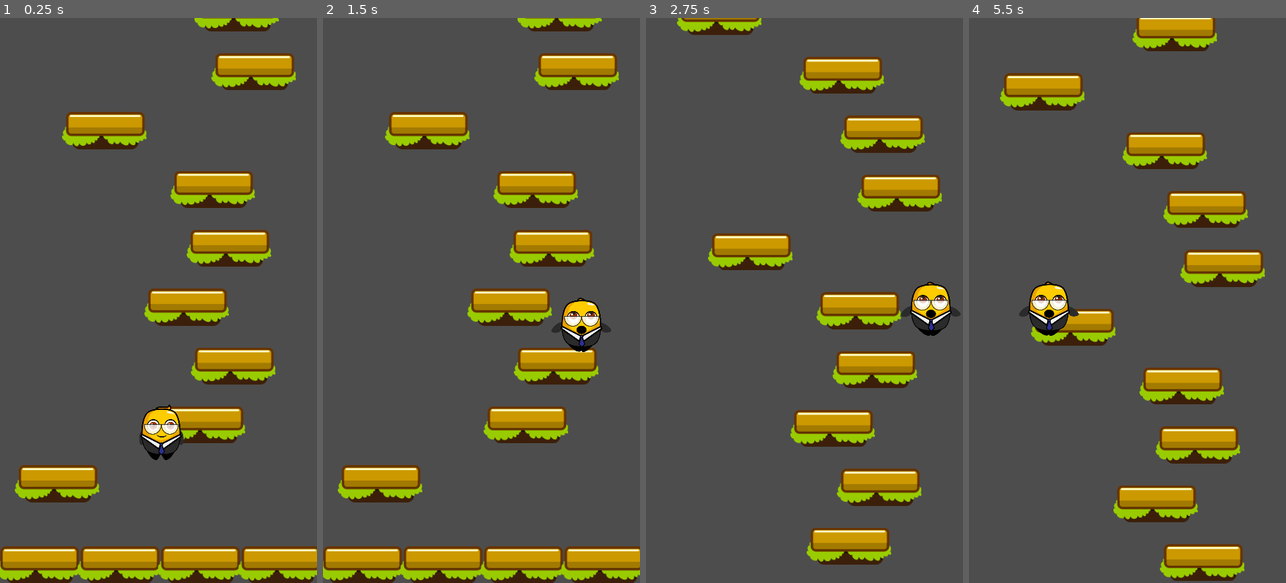
Above: before the commit, frames 1-4 (left to right).
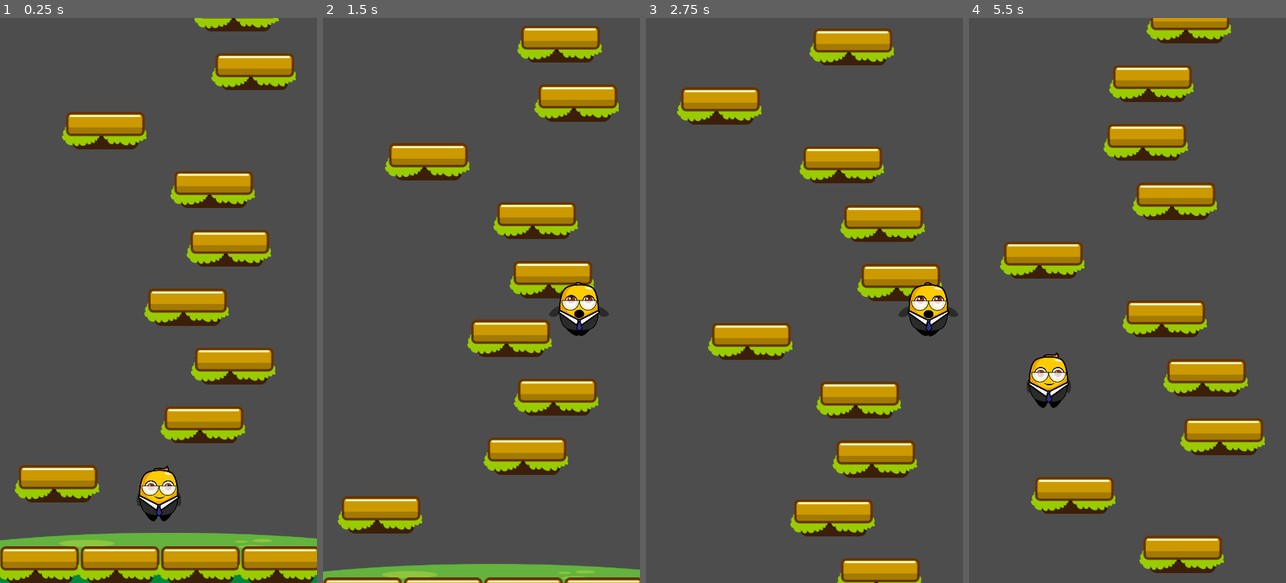
Above: after the commit, the same moments.

Repository: woliveira82/godot-mobile-jumper-jam-course
Game: Godot game, scene res://scenes/game.tscn
The game is run twice, just before and just after one commit, with the same random seed, the same clock (stepped at 60 frames per second) and the same inputs.
Inputs:
- Up to frame 1 (0.25 s): no input
- Up to frame 2 (1.5 s): hold D (move_right) 0.53-1.28 s; hold A (move_left) from 1.28 s (still down)
- Up to frame 3 (2.75 s): release A (move_left) at 2.03 s; hold D (move_right) from 2.03 s (still down)
- Up to frame 4 (5.5 s): release D (move_right) at 3.53 s; hold A (move_left) from 3.53 s (still down)

The runs differ from the first frame. In frame 1, 4.3% of the frame differs, in the area x 0-100%, y 68-100%; in frame 2, 32%, in the area x 0-100%, y 0-100%; in frame 3, 29%; in frame 4, 27%.

Commit message:
Section 2: Mobile Gameplay - Small Thinkgs

Diff:
--- a/scenes/game.tscn
+++ b/scenes/game.tscn
@@ -1,13 +1,16 @@
 [gd_scene load_steps=4 format=3 uid="uid://qpiemyl1eabk"]
 
 [ext_resource type="Script" path="res://scripts/game.gd" id="1_0j51i"]
-[ext_resource type="PackedScene" uid="uid://cqb3d1pj0ubop" path="res://scenes/player.tscn" id="2_d04ro"]
+[ext_resource type="Texture2D" uid="uid://r25643fxrfwc" path="res://assets/textures/bg/Ground.png" id="3_2ahgn"]
 [ext_resource type="PackedScene" uid="uid://bvyrj1araakkn" path="res://scenes/level_generator.tscn" id="3_8bgcd"]
 
 [node name="Game" type="Node2D"]
 script = ExtResource("1_0j51i")
 
-[node name="Player" parent="." instance=ExtResource("2_d04ro")]
-position = Vector2(274, 721)
+[node name="LevelGenerator" parent="." instance=ExtResource("3_8bgcd")]
 
-[node name="LevelGenerator" parent="." instance=ExtResource("3_8bgcd")]
+[node name="GroundSprite" type="Sprite2D" parent="."]
+z_index = -10
+scale = Vector2(1, 0.7)
+texture = ExtResource("3_2ahgn")
+offset = Vector2(0, -61)
--- a/scripts/game.gd
+++ b/scripts/game.gd
@@ -1,24 +1,43 @@
 extends Node2D
 
 var camera_scene = preload("res://scenes/game_camera.tscn")
+var player_scene = preload("res://scenes/player.tscn")
+
 var camera = null
+var player: Player = null
+var player_spawn_position: Vector2
 
-@onready var player = $Player
 @onready var level_generator = $LevelGenerator
+@onready var ground_sprite = $GroundSprite
 
 
 func _ready():
-	camera = camera_scene.instantiate()
-	camera.setup_camera($Player)
-	add_child(camera)
+	var viewport_size = get_viewport_rect().size
+	var player_spawn_pos_y_offset = 135
+	player_spawn_position.x = viewport_size.x / 2
+	player_spawn_position.y = viewport_size.y - player_spawn_pos_y_offset
 
-	if player:
-		level_generator.setup(player)
+	ground_sprite.global_position.x = viewport_size.x / 2
+	ground_sprite.global_position.y = viewport_size.y
+
+	new_game()
 
 
-func _process(delta):
+func _process(_delta):
 	if Input.is_action_just_pressed("quit"):
 		get_tree().quit()
 
 	if Input.is_action_just_pressed("reset"):
 		get_tree().reload_current_scene()
+
+
+func new_game():
+	player = player_scene.instantiate()
+	player.global_position = player_spawn_position
+	add_child(player)
+	camera = camera_scene.instantiate()
+	camera.setup_camera(player)
+	add_child(camera)
+
+	if player:
+		level_generator.setup(player)
--- a/scripts/game_camera.gd
+++ b/scripts/game_camera.gd
@@ -23,7 +23,7 @@
 	destroyer_shape.shape = rect_shape
 
 
-func _process(delta):
+func _process(_delta):
 	if player:
 		limit_bottom = min(limit_bottom, player.global_position.y + limit_distance)
 
@@ -34,7 +34,7 @@
 				area.queue_free()
 
 
-func _physics_process(delta):
+func _physics_process(_delta):
 	if player:
 		global_position.y = player.global_position.y
 
--- a/scripts/level_generator.gd
+++ b/scripts/level_generator.gd
@@ -26,7 +26,7 @@
 	generate_level(start_platform_y, true)
 
 
-func _process(delta):
+func _process(_delta):
 	if player:
 		var py = player.global_position.y
 		var end_of_level_pos = start_platform_y - (
@@ -53,7 +53,7 @@
 	for i in range(level_size):
 		var max_x_position = viewport_size.x - platform_width
 		var random_x = randf_range(0.0, max_x_position)
-		var location: Vector2
+		var location: Vector2 = Vector2.ZERO
 		location.x = random_x
 		location.y = start_y - (y_distance_between_platforms * i)
 		create_platform(location)
--- a/scripts/player.gd
+++ b/scripts/player.gd
@@ -16,7 +16,7 @@
 	viewport_size = get_viewport_rect().size
 
 
-func _process(delta):
+func _process(_delta):
 	if velocity.y > 0:
 		if animator.current_animation != "fall":
 			animator.play("fall")
@@ -25,7 +25,7 @@
 			animator.play("jump")
 
 
-func _physics_process(delta):
+func _physics_process(_delta):
 	velocity.y += gravity
 	velocity.y = min(velocity.y, max_fall_velocity)
 
